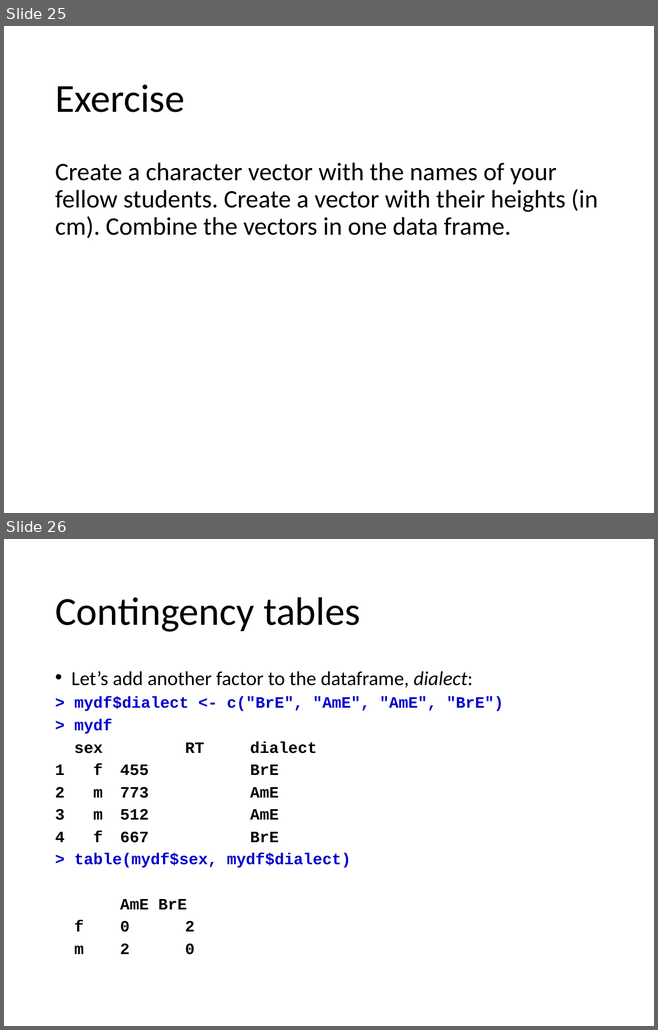
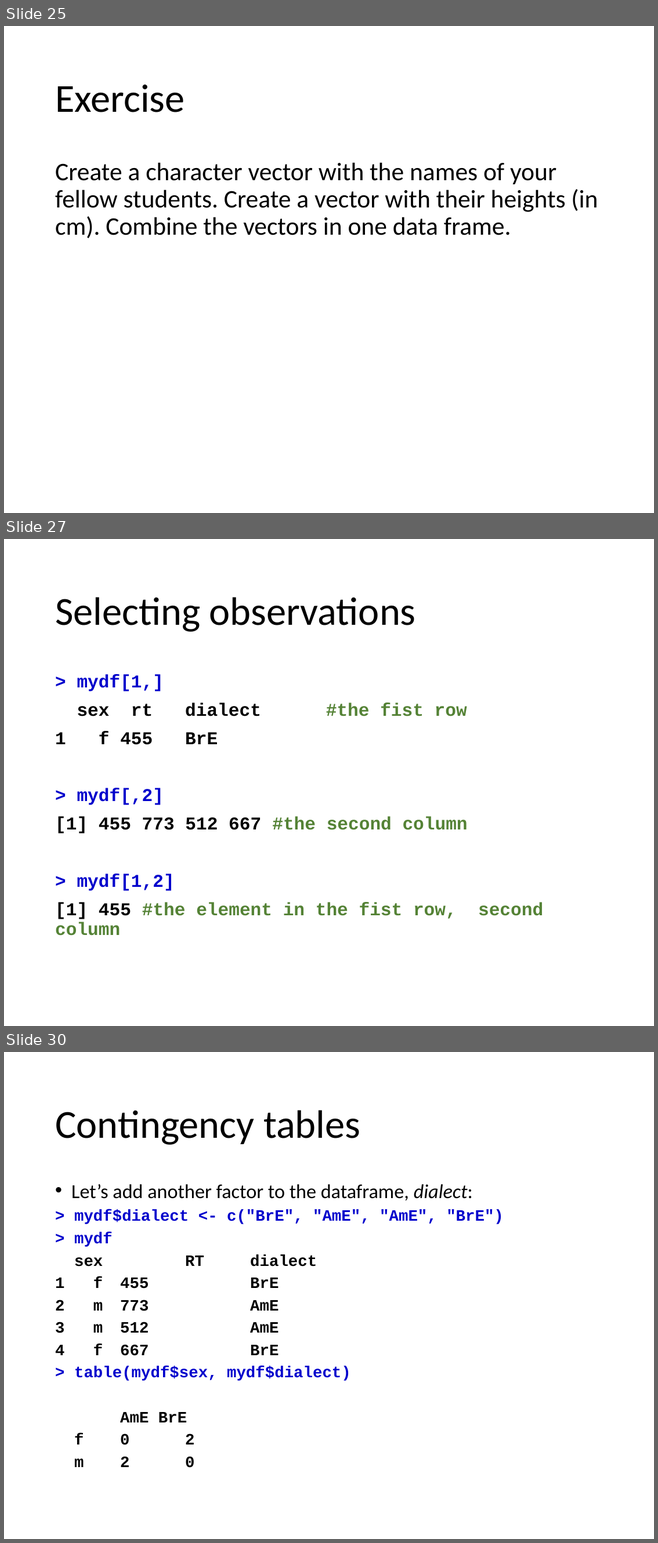
Before and after one commit to levshina/Jena, a slide deck: Intro_R.pptx. Shown one above the other, each under a label of ours: slides 25 and 26 before the commit, slides 25, 27 and 30 after it; the slides between them are not shown. The pictures are 658x1030 and 658x1543 pixels, drawn with LibreOffice and Linux fonts; fonts in the diff are those of the drawing. Boxes give left, top, right and bottom in pixels: in the first picture for what was removed or moved away, otherwise in the second. Text is boxed around its words. In the diff, an @@ line names an element or a change of style, - is before the commit and + after.

```diff
--- a/Intro_R.pptx
+++ b/Intro_R.pptx
@@ slide 27 added at [4,539,654,1026], background #FFFFFF @@
@@ title added at [55,597,416,632], 44 pt, text #000000 @@
+Selecting observations
@@ text added at [55,674,543,919], 20 pt, text #548235, bold @@
+> mydf[1,]
+sex rt dialect #the fist row
+1 f 455 BrE
+> mydf[,2]
+[1] 455 773 512 667 #the second column
+> mydf[1,2]
+[1] 455 #the element in the fist row, second column
@@ what was slide 26 is now slide 30 @@
```
Also in this commit, not shown: 3 other slides added.
